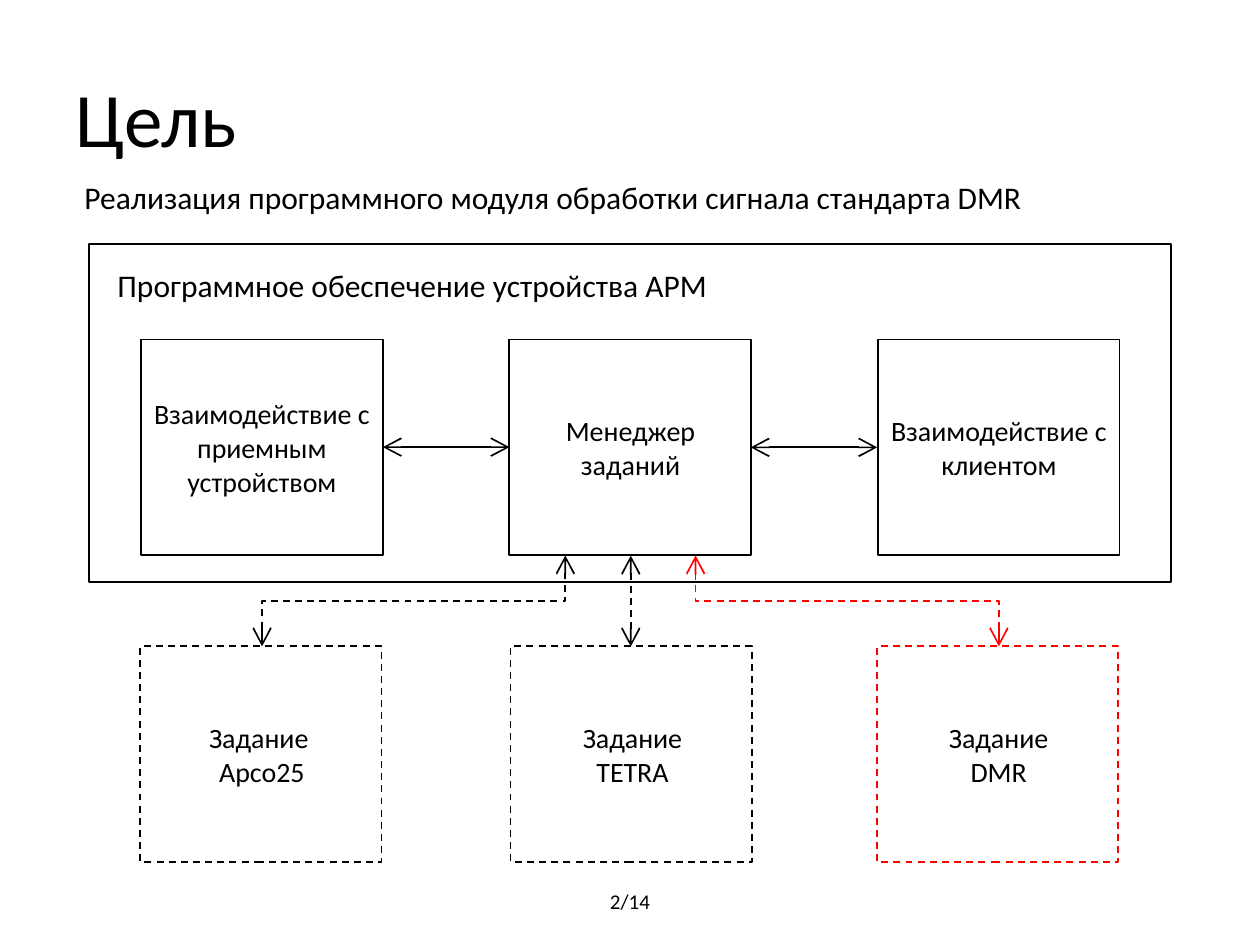
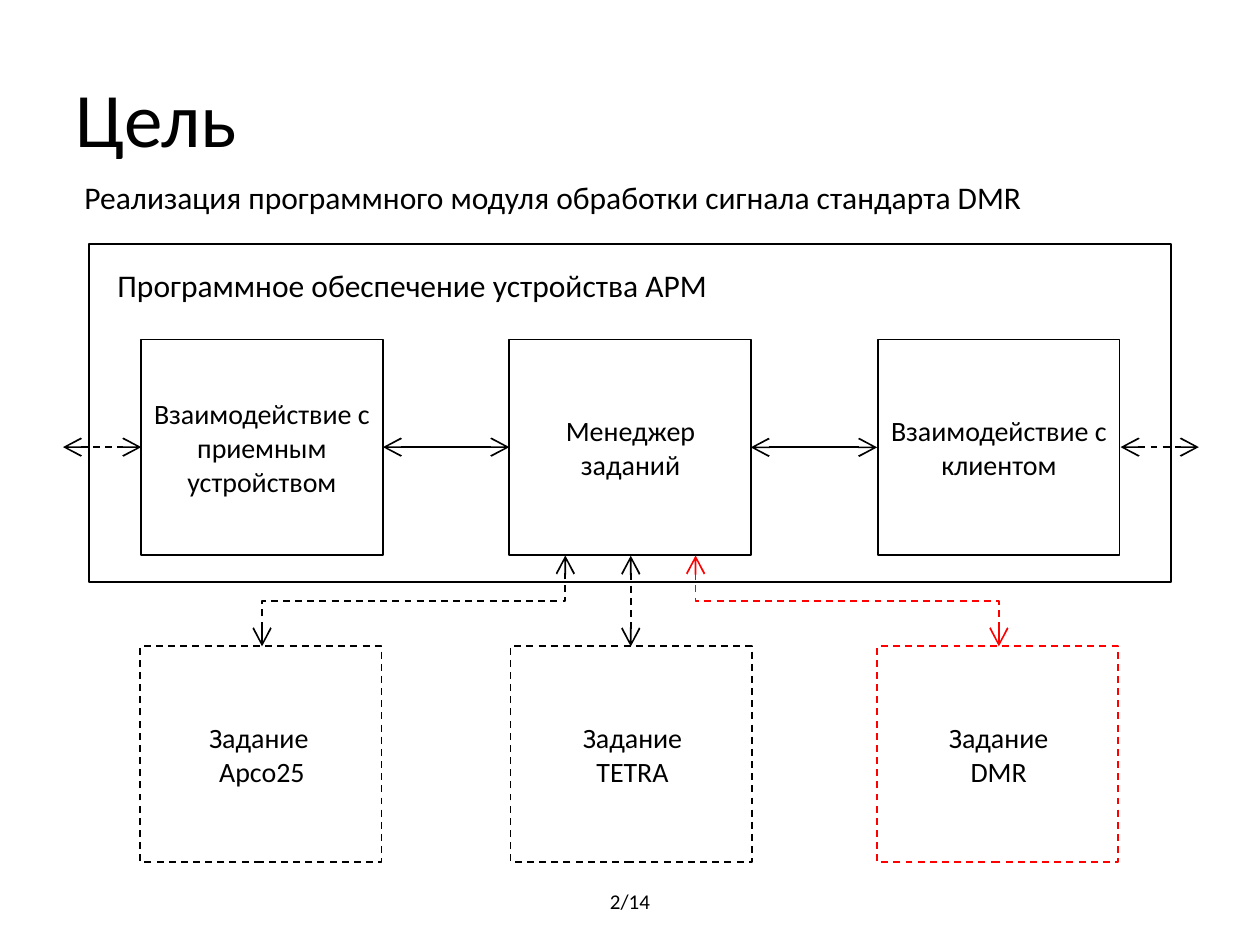
Before and after one commit to BorzhonovAI/magistr, a slide deck: slide 2 of Презентация Диплом.pptx. Drawn at 1260x945 pixels with LibreOffice and Linux fonts; fonts in the diff are those of the drawing. Boxes give left, top, right and bottom in pixels: in the first picture for what was removed or moved away, otherwise in the second. Text is boxed around its words. In the diff, an @@ line names an element or a change of style, - is before the commit and + after.

```diff
--- a/Презентация Диплом.pptx
+++ b/Презентация Диплом.pptx
@@ double arrow added from (63, 447) to (141, 447), #000000 1 pt dashed @@
@@ double arrow added from (1120, 447) to (1198, 447), #000000 1 pt dashed @@
```
Also in this commit, not shown: 9 other slides changed, 6 slides added, 2 slides removed, 16 other files.
